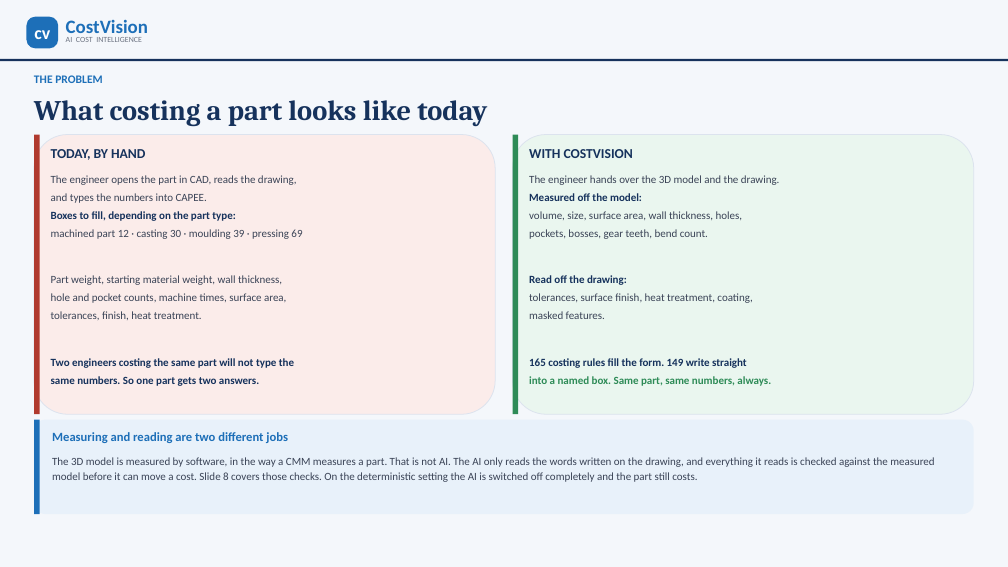
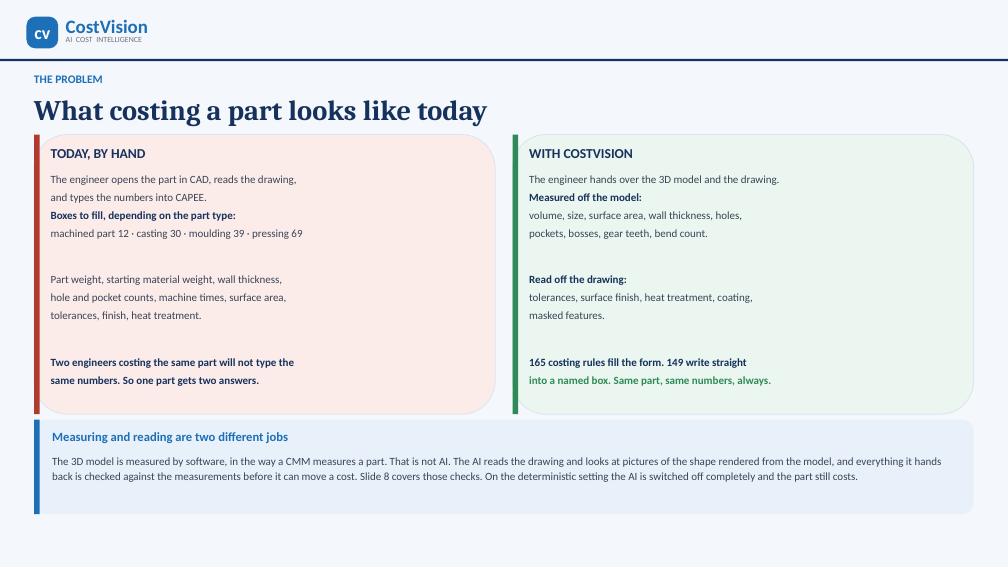
Before and after one commit to bhosaleavinash546/leamington-marathi, a slide deck: slide 3 of CostVision-CAPEE-Implementation-Options.pptx. Drawn at 1008x567 pixels with LibreOffice and Linux fonts; fonts in the diff are those of the drawing. Boxes give left, top, right and bottom in pixels: in the first picture for what was removed or moved away, otherwise in the second. Text is boxed around its words. In the diff, an @@ line names an element or a change of style, - is before the commit and + after.

```diff
--- a/CostVision-CAPEE-Implementation-Options.pptx
+++ b/CostVision-CAPEE-Implementation-Options.pptx
@@ text at bbox=[52, 457, 942, 482]: text changed @@
-The 3D model is measured by software, in the way a CMM measures a part. That is not AI. The AI only reads the words written on the drawing, and everything it reads is checked against the measured model before it can move a cost. Slide 8 covers those checks. On the deterministic setting the AI is switched off completely and the part still costs.
+The 3D model is measured by software, in the way a CMM measures a part. That is not AI. The AI reads the drawing and looks at pictures of the shape rendered from the model, and everything it hands back is checked against the measurements before it can move a cost. Slide 8 covers those checks. On the deterministic setting the AI is switched off completely and the part still costs.
```
Also in this commit, not shown: 9 other slides changed, 2 other files.
